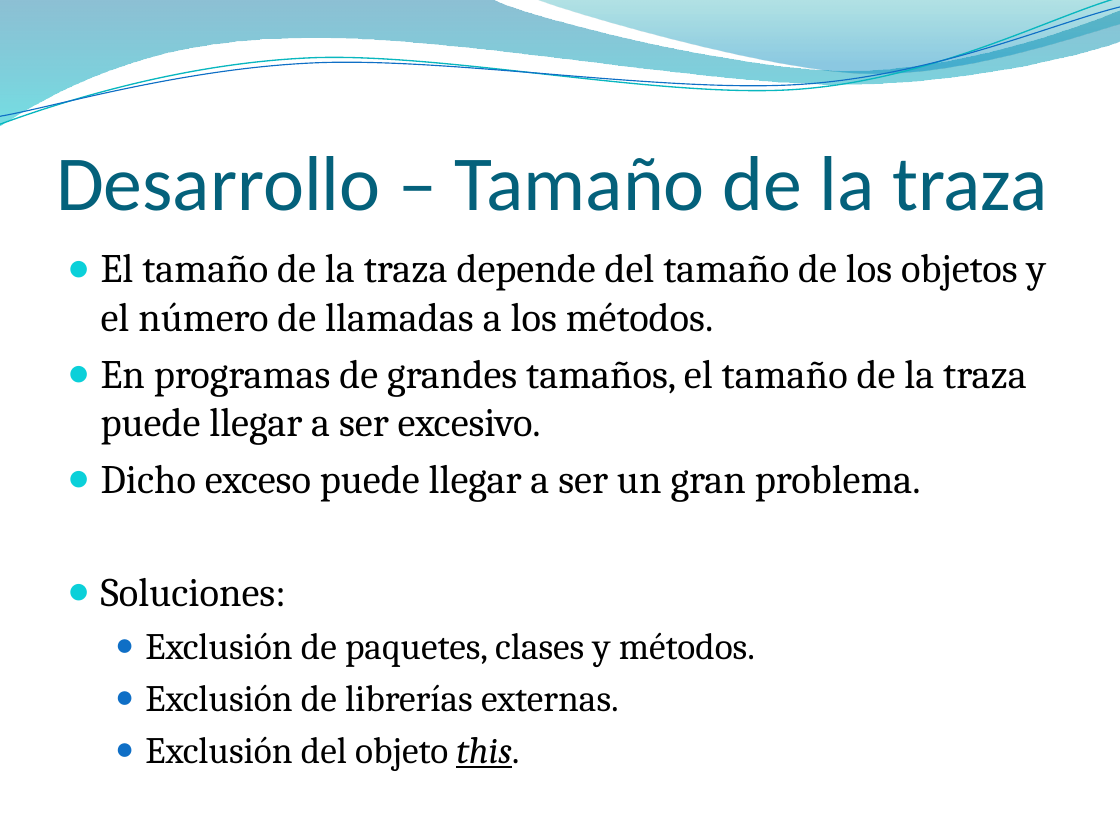
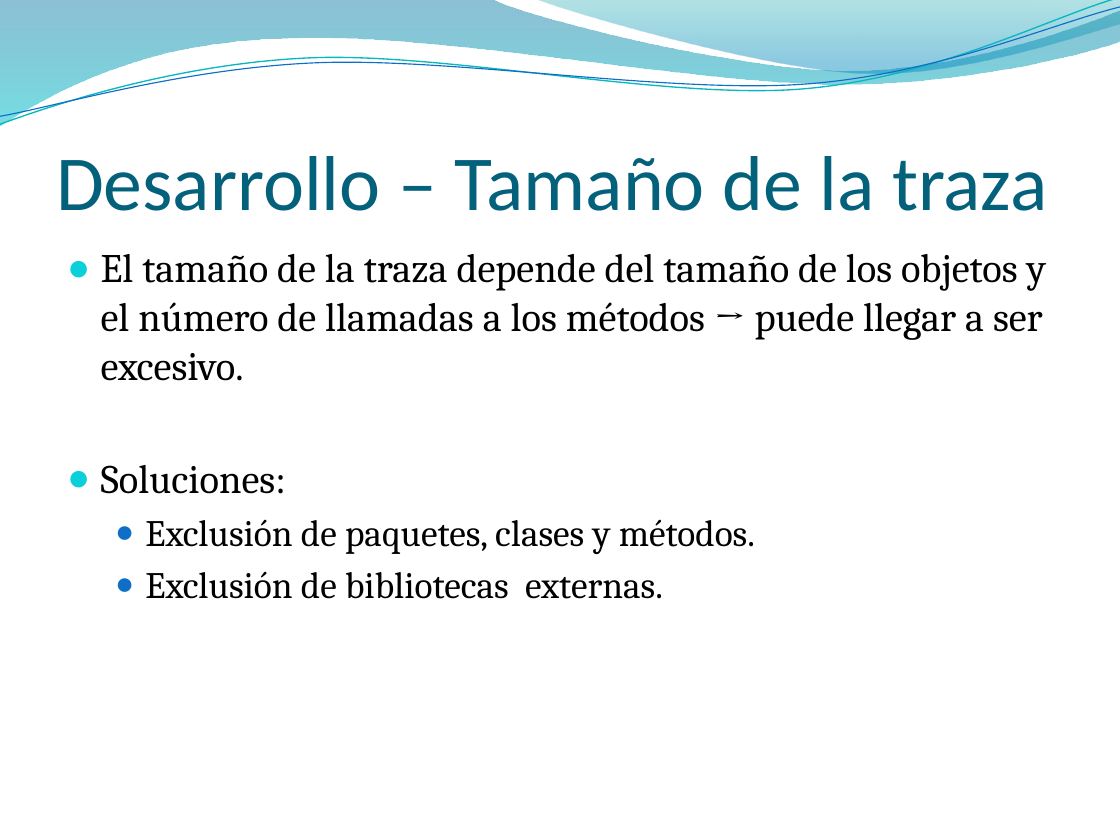
Before and after one commit to DiegoArranzGarcia/JavaTracer, a slide deck: slide 15 of JavaTracer/Analizador orientado a métodos para aplicaciones Java.pptx. Drawn at 1120x840 pixels with LibreOffice and Linux fonts; fonts in the diff are those of the drawing; background and template pictures are left out. Boxes give left, top, right and bottom in pixels: in the first picture for what was removed or moved away, otherwise in the second. Text is boxed around its words. In the diff, an @@ line names an element or a change of style, - is before the commit and + after.

```diff
--- a/JavaTracer/Analizador orientado a métodos para aplicaciones Java.pptx
+++ b/JavaTracer/Analizador orientado a métodos para aplicaciones Java.pptx
@@ text at (101, 254, 1046, 381): text changed @@
-● El tamaño de la traza depende del tamaño de los objetos y el número de llamadas a los métodos.
-● En programas de grandes tamaños, el tamaño de la traza puede llegar a ser excesivo.
-● Dicho exceso puede llegar a ser un gran problema.
+● El tamaño de la traza depende del tamaño de los objetos y el número de llamadas a los métodos → puede llegar a ser excesivo.
@@ text at (145, 572, 663, 599): text changed @@
-  ● Exclusión de librerías externas.
-  ● Exclusión del objeto this.
+  ● Exclusión de bibliotecas externas.
```
Also in this commit, not shown: 6 other slides changed, 1 slide added, 2 slides removed, 1 other file.
